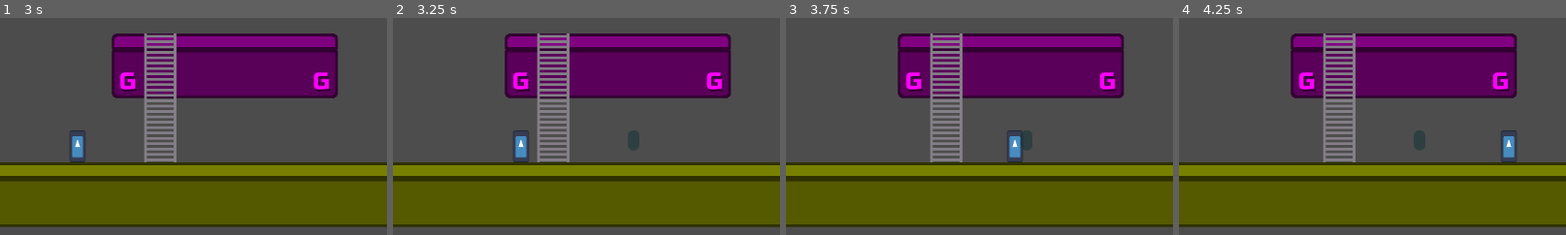
Above: before the commit, frames 1-4 (left to right).
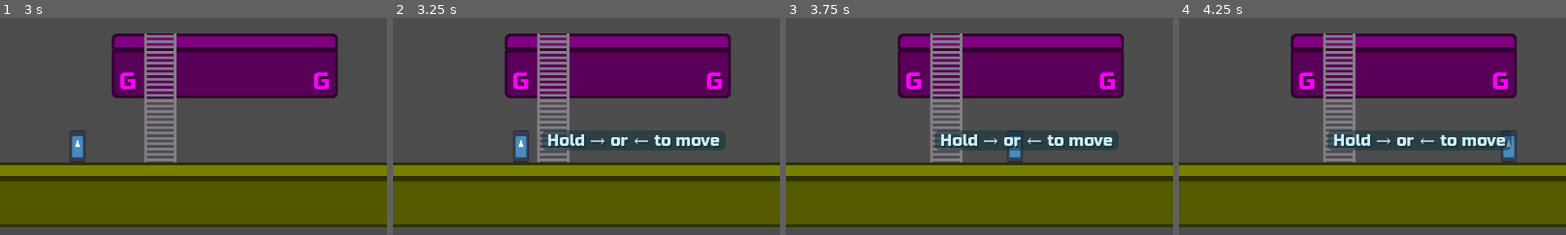
Above: after the commit, the same moments.

Repository: nicom7/game-off-2023
Game: Godot game, scene res://main.tscn
The game is run twice, just before and just after one commit, with the same random seed, the same clock (stepped at 60 frames per second) and the same inputs. The engine's default icon, where the game draws it, is replaced by a stand-in: a white triangle on a blue panel in a dark square.
Inputs:
- Up to frame 1 (3 s): tap Enter at 0.5 s; hold Right (ui_right) 0.53-2.03 s; hold Left (ui_left) 2.03-2.78 s; hold Right (ui_right) from 2.78 s (still down)
- Up to frame 2 (3.25 s): keep holding Right (ui_right)
- Up to frame 3 (3.75 s): keep holding Right (ui_right)
- Up to frame 4 (4.25 s): keep holding Right (ui_right)
The pictures show only the part of the screen within x 19-69%, y 50-100%; the shares and areas given below are measured in that part.

Frame 1 is identical in both runs. In frame 2, 4.1% of the frame differs, in the area x 38-86%, y 51-62%; in frame 3, 4.0%; in frame 4, 4.0%.
Error before the commit: Out of bounds get index '0' (on base: 'Array[InputEvent]') (res://utils/globals.gd:44)

Commit message:
Run config.gd script in editor
- Verify that the config script is ready when querying for tone labels to avoid crashes when loading the project

Diff:
--- a/game_objects/platforms/platform.tscn
+++ b/game_objects/platforms/platform.tscn
@@ -5,7 +5,7 @@
 [ext_resource type="Theme" uid="uid://cs15umpslf7mq" path="res://themes/tone_label.tres" id="2_vku24"]
 
 [node name="Platform" type="TileMap"]
-modulate = Color(1, 0, 0, 1)
+modulate = Color(1, 0.407843, 0.337255, 1)
 tile_set = ExtResource("1_ge6jh")
 format = 2
 layer_0/name = "Platform"
--- a/game_objects/platforms/platform_sets/platform_set.tscn
+++ b/game_objects/platforms/platform_sets/platform_set.tscn
@@ -17,8 +17,10 @@
 disabled = true
 
 [node name="Platform" parent="." instance=ExtResource("2_jg3vq")]
+modulate = Color(1, 0.407843, 0.337255, 1)
 
 [node name="SwitchBlock" parent="." instance=ExtResource("2_qslti")]
+modulate = Color(1, 0.407843, 0.337255, 1)
 position = Vector2(0, -126)
 
 [node name="Ladder" parent="." instance=ExtResource("4_i4kyn")]
--- a/game_objects/platforms/platform_sets/set_A.tscn
+++ b/game_objects/platforms/platform_sets/set_A.tscn
@@ -13,13 +13,13 @@
 shape = SubResource("RectangleShape2D_yiglt")
 
 [node name="Platform" parent="." index="1"]
-modulate = Color(1, 1, 0, 1)
+modulate = Color(0.941176, 1, 0, 1)
 layer_0/tile_data = PackedInt32Array(0, 65536, 0, 65536, 65536, 2, 1, 131072, 0, 65537, 131072, 2, 2, 131072, 0, 65538, …(697 unchanged characters)…
 size = Vector2i(24, 2)
 tone = 2
 
 [node name="SwitchBlock" parent="." index="2"]
-modulate = Color(1, 1, 0, 1)
+modulate = Color(0.941176, 1, 0, 1)
 position = Vector2(144, -126)
 tone = 2
 
--- a/levels/tutorials/world_tutorial.tscn
+++ b/levels/tutorials/world_tutorial.tscn
@@ -6,6 +6,78 @@
 [node name="World" node_paths=PackedStringArray("level_info_provider") instance=ExtResource("1_ljgbv")]
 level_info_provider = NodePath("LevelInfoProvider")
 tutorial = true
+
+[node name="Platform" parent="Environment/Stages/Stage0/PlatformSet" index="1"]
+modulate = Color(0.941176, 1, 0, 1)
+
+[node name="SwitchBlock" parent="Environment/Stages/Stage0/PlatformSet" index="2"]
+modulate = Color(0.941176, 1, 0, 1)
+
+[node name="Platform" parent="Environment/Stages/Stage0/PlatformSet2" index="1"]
+modulate = Color(0.941176, 1, 0, 1)
+
+[node name="SwitchBlock" parent="Environment/Stages/Stage0/PlatformSet2" index="2"]
+modulate = Color(0.941176, 1, 0, 1)
+
+[node name="Platform" parent="Environment/Stages/Stage1/PlatformSet" index="1"]
+modulate = Color(0, 0.833333, 1, 1)
+
+[node name="SwitchBlock" parent="Environment/Stages/Stage1/PlatformSet" index="2"]
+modulate = Color(0, 0.833333, 1, 1)
+
+[node name="Platform" parent="Environment/Stages/Stage1/PlatformSet2" index="1"]
+modulate = Color(0, 0.833333, 1, 1)
+
+[node name="Platform2" parent="Environment/Stages/Stage1/PlatformSet2" index="2"]
+modulate = Color(0, 0.833333, 1, 1)
+
+[node name="SwitchBlock" parent="Environment/Stages/Stage1/PlatformSet2" index="3"]
+modulate = Color(0, 0.833333, 1, 1)
+
+[node name="Platform" parent="Environment/Stages/Stage3/PlatformSet" index="1"]
+modulate = Color(0.32, 0.467333, 1, 1)
+
+[node name="Platform2" parent="Environment/Stages/Stage3/PlatformSet" index="2"]
+modulate = Color(0.32, 0.467333, 1, 1)
+
+[node name="Platform3" parent="Environment/Stages/Stage3/PlatformSet" index="3"]
+modulate = Color(0.32, 0.467333, 1, 1)
+
+[node name="SwitchBlock" parent="Environment/Stages/Stage3/PlatformSet" index="4"]
+modulate = Color(0.32, 0.467333, 1, 1)
+
+[node name="Platform" parent="Environment/Stages/Stage3/PlatformSet2" index="1"]
+modulate = Color(0.32, 0.467333, 1, 1)
+
+[node name="SwitchBlock" parent="Environment/Stages/Stage3/PlatformSet2" index="2"]
+modulate = Color(0.32, 0.467333, 1, 1)
+
+[node name="Platform" parent="Environment/Stages/Stage5/PlatformSet" index="1"]
+modulate = Color(1, 0.407843, 0.337255, 1)
+
+[node name="Platform2" parent="Environment/Stages/Stage5/PlatformSet" index="2"]
+modulate = Color(1, 0.407843, 0.337255, 1)
+
+[node name="SwitchBlock" parent="Environment/Stages/Stage5/PlatformSet" index="3"]
+modulate = Color(1, 0.407843, 0.337255, 1)
+
+[node name="Platform" parent="Environment/Stages/Stage5/PlatformSet2" index="1"]
+modulate = Color(1, 0.407843, 0.337255, 1)
+
+[node name="SwitchBlock" parent="Environment/Stages/Stage5/PlatformSet2" index="2"]
+modulate = Color(1, 0.407843, 0.337255, 1)
+
+[node name="Platform" parent="Environment/Stages/Stage6/PlatformSet" index="1"]
+modulate = Color(1, 0.8, 0, 1)
+
+[node name="SwitchBlock" parent="Environment/Stages/Stage6/PlatformSet" index="2"]
+modulate = Color(1, 0.8, 0, 1)
+
+[node name="Platform" parent="Environment/Stages/Stage6/PlatformSet2" index="1"]
+modulate = Color(1, 0.8, 0, 1)
+
+[node name="SwitchBlock" parent="Environment/Stages/Stage6/PlatformSet2" index="2"]
+modulate = Color(1, 0.8, 0, 1)
 
 [node name="BlockSequence" parent="GameObjects" index="0"]
 randomize_sequence = false
--- a/levels/world_a.tscn
+++ b/levels/world_a.tscn
@@ -70,12 +70,6 @@
 [node name="BoundingRect" parent="Environment/Stages/Stage0/PlatformSet" index="0"]
 shape = SubResource("RectangleShape2D_j14s7")
 
-[node name="Platform" parent="Environment/Stages/Stage0/PlatformSet" index="1"]
-modulate = Color(0.5, 1, 0, 1)
-
-[node name="SwitchBlock" parent="Environment/Stages/Stage0/PlatformSet" index="2"]
-modulate = Color(0.5, 1, 0, 1)
-
 [node name="Ladder" parent="Environment/Stages/Stage0/PlatformSet" index="3"]
 process_mode = 4
 
@@ -87,12 +81,10 @@
 shape = SubResource("RectangleShape2D_kcawv")
 
 [node name="Platform" parent="Environment/Stages/Stage0/PlatformSet2" index="1"]
-modulate = Color(0.5, 1, 0, 1)
 layer_0/tile_data = PackedInt32Array(0, 65536, 0, 65536, 65536, 2, 1, 131072, 0, 65537, 131072, 2, 2, 131072, 0, 65538, …(334 unchanged characters)…
 size = Vector2i(13, 2)
 
 [node name="SwitchBlock" parent="Environment/Stages/Stage0/PlatformSet2" index="2"]
-modulate = Color(0.5, 1, 0, 1)
 position = Vector2(384, -126)
 
 [node name="Ladder" parent="Environment/Stages/Stage0/PlatformSet2" index="3"]
@@ -109,14 +101,14 @@
 shape = SubResource("RectangleShape2D_ax677")
 
 [node name="Platform" parent="Environment/Stages/Stage1/PlatformSet" index="1"]
-modulate = Color(0, 0.5, 1, 1)
+modulate = Color(0, 0.833333, 1, 1)
 position = Vector2(-48, 0)
 layer_0/tile_data = PackedInt32Array(0, 65536, 0, 65536, 65536, 2, 1, 131072, 0, 65537, 131072, 2, 2, 131072, 0, 65538, 131072, 2, 3, 131072, 0, 65539, 131072, 2, 4, 131072, 0, 65540, 131072, 2, 5, 131072, 0, 65541, 131072, 2, 6, 196608, 0, 65542, 196608, 2)
 size = Vector2i(7, 2)
 tone = 4
 
 [node name="SwitchBlock" parent="Environment/Stages/Stage1/PlatformSet" index="2"]
-modulate = Color(0, 0.5, 1, 1)
+modulate = Color(0, 0.833333, 1, 1)
 position = Vector2(120, -126)
 tone = 4
 
@@ -129,21 +121,21 @@
 shape = SubResource("RectangleShape2D_d7xp7")
 
 [node name="Platform" parent="Environment/Stages/Stage1/PlatformSet2" index="1"]
-modulate = Color(0, 0.5, 1, 1)
+modulate = Color(0, 0.833333, 1, 1)
 position = Vector2(-96, 0)
 layer_0/tile_data = PackedInt32Array(0, 65536, 0, 65536, 65536, 2, 1, 131072, 0, 65537, 131072, 2, 2, 131072, 0, 65538, 131072, 2, 3, 196608, 0, 65539, 196608, 2)
 size = Vector2i(4, 2)
 tone = 4
 
 [node name="Platform2" parent="Environment/Stages/Stage1/PlatformSet2" index="2" instance=ExtResource("4_dpbpj")]
-modulate = Color(0, 0.5, 1, 1)
+modulate = Color(0, 0.833333, 1, 1)
 position = Vector2(-480, 0)
 layer_0/tile_data = PackedInt32Array(0, 65536, 0, 65536, 65536, 2, 1, 131072, 0, 65537, 131072, 2, 2, 131072, 0, 65538, 131072, 2, 3, 131072, 0, 65539, 131072, 2, 4, 131072, 0, 65540, 131072, 2, 5, 196608, 0, 65541, 196608, 2)
 size = Vector2i(6, 2)
 tone = 4
 
 [node name="SwitchBlock" parent="Environment/Stages/Stage1/PlatformSet2" index="3"]
-modulate = Color(0, 0.5, 1, 1)
+modulate = Color(0, 0.833333, 1, 1)
 tone = 4
 
 [node name="Ladder" parent="Environment/Stages/Stage1/PlatformSet2" index="4"]
@@ -217,28 +209,28 @@
 shape = SubResource("RectangleShape2D_s0sa1")
 
 [node name="Platform" parent="Environment/Stages/Stage3/PlatformSet" index="1"]
-modulate = Color(0, 0, 1, 1)
+modulate = Color(0.32, 0.467333, 1, 1)
 position = Vector2(-768, 0)
 layer_0/tile_data = PackedInt32Array(0, 65536, 0, 65536, 65536, 2, 1, 131072, 0, 65537, 131072, 2, 2, 131072, 0, 65538, 131072, 2, 3, 131072, 0, 65539, 131072, 2, 4, 196608, 0, 65540, 196608, 2)
 size = Vector2i(5, 2)
 tone = 5
 
 [node name="Platform2" parent="Environment/Stages/Stage3/PlatformSet" index="2" instance=ExtResource("4_dpbpj")]
-modulate = Color(0, 0, 1, 1)
+modulate = Color(0.32, 0.467333, 1, 1)
 position = Vector2(-96, 0)
 layer_0/tile_data = PackedInt32Array(0, 65536, 0, 65536, 65536, 2, 1, 131072, 0, 65537, 131072, 2, 2, 131072, 0, 65538, 131072, 2, 3, 131072, 0, 65539, 131072, 2, 4, 131072, 0, 65540, 131072, 2, 5, 131072, 0, 65541, 131072, 2, 6, 196608, 0, 65542, 196608, 2)
 size = Vector2i(7, 2)
 tone = 5
 
 [node name="Platform3" parent="Environment/Stages/Stage3/PlatformSet" index="3" instance=ExtResource("4_dpbpj")]
-modulate = Color(0, 0, 1, 1)
+modulate = Color(0.32, 0.467333, 1, 1)
 position = Vector2(-432, 0)
 layer_0/tile_data = PackedInt32Array(0, 65536, 0, 65536, 65536, 2, 1, 131072, 0, 65537, 131072, 2, 2, 131072, 0, 65538, 131072, 2, 3, 196608, 0, 65539, 196608, 2)
 size = Vector2i(4, 2)
 tone = 5
 
 [node name="SwitchBlock" parent="Environment/Stages/Stage3/PlatformSet" index="4"]
-modulate = Color(0, 0, 1, 1)
+modulate = Color(0.32, 0.467333, 1, 1)
 position = Vector2(48, -126)
 tone = 5
 
@@ -255,13 +247,13 @@
 shape = SubResource("RectangleShape2D_x82ws")
 
 [node name="Platform" parent="Environment/Stages/Stage3/PlatformSet2" index="1"]
-modulate = Color(0, 0, 1, 1)
+modulate = Color(0.32, 0.467333, 1, 1)
 layer_0/tile_data = PackedInt32Array(0, 65536, 0, 65536, 65536, 2, 1, 131072, 0, 65537, 131072, 2, 2, 131072, 0, 65538, 131072, 2, 3, 131072, 0, 65539, 131072, 2, 4, 196608, 0, 65540, 196608, 2)
 size = Vector2i(5, 2)
 tone = 5
 
 [node name="SwitchBlock" parent="Environment/Stages/Stage3/PlatformSet2" index="2"]
-modulate = Color(0, 0, 1, 1)
+modulate = Color(0.32, 0.467333, 1, 1)
 position = Vector2(192, -126)
 tone = 5
 
@@ -371,14 +363,14 @@
 shape = SubResource("RectangleShape2D_5qrl7")
 
 [node name="Platform" parent="Environment/Stages/Stage6/PlatformSet" index="1"]
-modulate = Color(1, 1, 0, 1)
+modulate = Color(1, 0.8, 0, 1)
 position = Vector2(-240, 0)
 layer_0/tile_data = PackedInt32Array(0, 65536, 0, 65536, 65536, 2, 1, 131072, 0, 65537, 131072, 2, 2, 131072, 0, 65538, …(235 unchanged characters)…
 size = Vector2i(10, 2)
 tone = 1
 
 [node name="SwitchBlock" parent="Environment/Stages/Stage6/PlatformSet" index="2"]
-modulate = Color(1, 1, 0, 1)
+modulate = Color(1, 0.8, 0, 1)
 position = Vector2(-48, -126)
 tone = 1
 
@@ -394,14 +386,14 @@
 shape = SubResource("RectangleShape2D_ykiij")
 
 [node name="Platform" parent="Environment/Stages/Stage6/PlatformSet2" index="1"]
-modulate = Color(1, 1, 0, 1)
+modulate = Color(1, 0.8, 0, 1)
 position = Vector2(-48, 0)
 layer_0/tile_data = PackedInt32Array(0, 65536, 0, 65536, 65536, 2, 1, 131072, 0, 65537, 131072, 2, 2, 131072, 0, 65538, 131072, 2, 3, 131072, 0, 65539, 131072, 2, 4, 131072, 0, 65540, 131072, 2, 5, 196608, 0, 65541, 196608, 2)
 size = Vector2i(6, 2)
 tone = 1
 
 [node name="SwitchBlock" parent="Environment/Stages/Stage6/PlatformSet2" index="2"]
-modulate = Color(1, 1, 0, 1)
+modulate = Color(1, 0.8, 0, 1)
 position = Vector2(48, -126)
 tone = 1
 
--- a/levels/world_test.tscn
+++ b/levels/world_test.tscn
@@ -79,30 +79,31 @@
 visible = false
 
 [node name="SwitchBlockA" parent="GameObjects/TestBlocks" index="0" instance=ExtResource("4_eotp7")]
+modulate = Color(1, 0.407843, 0.337255, 1)
 position = Vector2(48, 384)
 
 [node name="SwitchBlockB" parent="GameObjects/TestBlocks" index="1" instance=ExtResource("4_eotp7")]
-modulate = Color(1, 0.5, 0, 1)
+modulate = Color(1, 0.8, 0, 1)
 position = Vector2(96, 384)
 tone = 1
 
 [node name="SwitchBlockC" parent="GameObjects/TestBlocks" index="2" instance=ExtResource("4_eotp7")]
-modulate = Color(1, 1, 0, 1)
+modulate = Color(0.941176, 1, 0, 1)
 position = Vector2(144, 384)
 tone = 2
 
 [node name="SwitchBlockD" parent="GameObjects/TestBlocks" index="3" instance=ExtResource("4_eotp7")]
-modulate = Color(0, 1, 0, 1)
+modulate = Color(0, 1, 0.5, 1)
 position = Vector2(192, 384)
 tone = 3
 
 [node name="SwitchBlockE" parent="GameObjects/TestBlocks" index="4" instance=ExtResource("4_eotp7")]
-modulate = Color(0, 1, 1, 1)
+modulate = Color(0, 0.833333, 1, 1)
 position = Vector2(240, 384)
 tone = 4
 
 [node name="SwitchBlockF" parent="GameObjects/TestBlocks" index="5" instance=ExtResource("4_eotp7")]
-modulate = Color(0, 0.5, 1, 1)
+modulate = Color(0.32, 0.467333, 1, 1)
 position = Vector2(288, 384)
 tone = 5
 
@@ -112,22 +113,22 @@
 tone = 6
 
 [node name="SwitchBlockC" parent="GameObjects/BlockSequence" index="2" instance=ExtResource("4_eotp7")]
-modulate = Color(1, 1, 0, 1)
+modulate = Color(0.941176, 1, 0, 1)
 position = Vector2(144, 402)
 tone = 2
 
 [node name="SwitchBlockD" parent="GameObjects/BlockSequence" index="3" instance=ExtResource("4_eotp7")]
-modulate = Color(0, 1, 0, 1)
+modulate = Color(0, 1, 0.5, 1)
 position = Vector2(552, 210)
 tone = 3
 
 [node name="SwitchBlockE" parent="GameObjects/BlockSequence" index="4" instance=ExtResource("4_eotp7")]
-modulate = Color(0, 1, 1, 1)
+modulate = Color(0, 0.833333, 1, 1)
 position = Vector2(408, 18)
 tone = 4
 
 [node name="SwitchBlockF" parent="GameObjects/BlockSequence" index="5" instance=ExtResource("4_eotp7")]
-modulate = Color(0, 0.5, 1, 1)
+modulate = Color(0.32, 0.467333, 1, 1)
 position = Vector2(960, -174)
 tone = 5
 
@@ -137,9 +138,10 @@
 tone = 6
 
 [node name="SwitchBlockA" parent="GameObjects/BlockSequence" index="7" instance=ExtResource("4_eotp7")]
+modulate = Color(1, 0.407843, 0.337255, 1)
 position = Vector2(480, -558)
 
 [node name="SwitchBlockB" parent="GameObjects/BlockSequence" index="8" instance=ExtResource("4_eotp7")]
-modulate = Color(1, 0.5, 0, 1)
+modulate = Color(1, 0.8, 0, 1)
 position = Vector2(768, -750)
 tone = 1
--- a/utils/config.gd
+++ b/utils/config.gd
@@ -1,3 +1,4 @@
+@tool
 extends Node
 
 @export var tone_frequencies: Array[float] = [
--- a/utils/config.tscn
+++ b/utils/config.tscn
@@ -5,3 +5,4 @@
 [node name="Config" type="Node"]
 script = ExtResource("1_kkqhc")
 tone_colors = Array[Color]([Color(1, 0.407843, 0.337255, 1), Color(1, 0.8, 0, 1), Color(0.941176, 1, 0, 1), Color(0, 1, …(204 unchanged characters)…
+tone_labels = PackedStringArray("A", "B", "C", "D", "E", "F", "G", "A♯", "C♯", "D♯", "F♯", "G♯")
--- a/utils/globals.gd
+++ b/utils/globals.gd
@@ -22,6 +22,10 @@
 static var _inputs: Dictionary = {}
 
 static func get_label_from_tone(tone: Tone) -> String:
+	if Config.is_node_ready():
+		return Config.tone_labels[tone]
+
+	printerr("Config node is not ready")
 	return Tone.keys()[tone]
 
 static func get_action_from_tone(tone: Tone) -> String:
